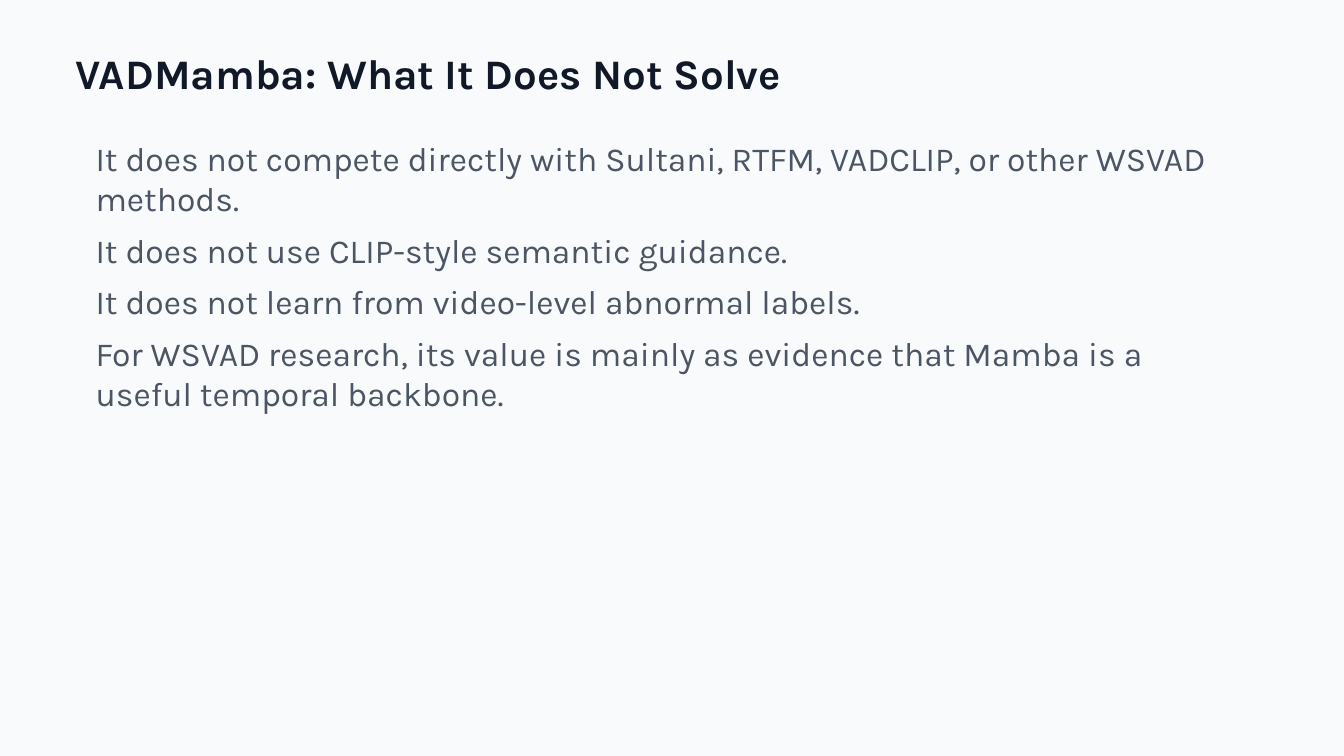
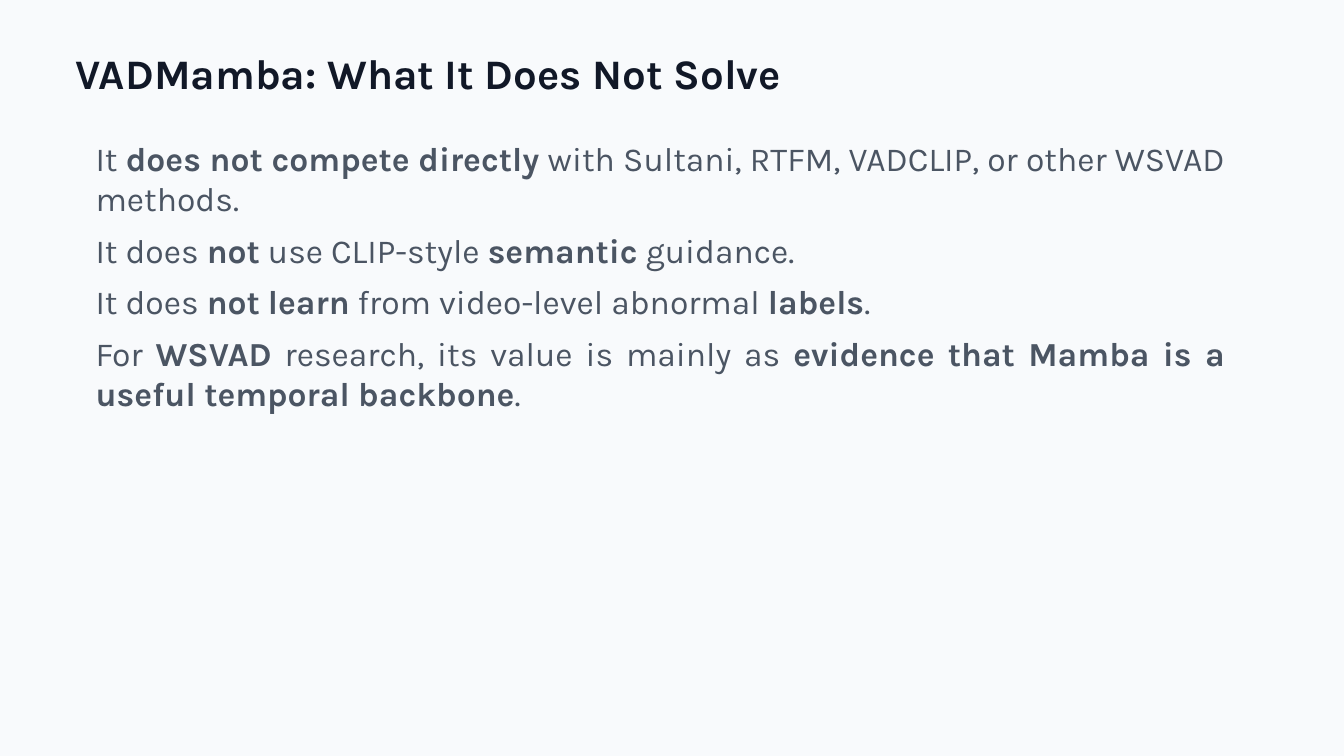
Before and after one commit to zeroxred/research, a slide deck: slide 9 of presentations/06_weekly_summary_mamba_vad_en.pptx (slide 7 before the commit). Drawn at 1344x756 pixels with LibreOffice and Linux fonts; fonts in the diff are those of the drawing. Boxes give left, top, right and bottom in pixels: in the first picture for what was removed or moved away, otherwise in the second. Text is boxed around its words. In the diff, an @@ line names an element or a change of style, - is before the commit and + after.

```diff
--- a/presentations/06_weekly_summary_mamba_vad_en.pptx
+++ b/presentations/06_weekly_summary_mamba_vad_en.pptx
@@ text "It does not compete directly ..." at <box>96,147,1225,414</box>: bold on in "does not compete directly", "not semantic", "not learn labels.", "WSVAD evidence that Mamba is a useful ..."; alignment left to justified @@
```
Also in this commit, not shown: 3 other slides changed, 6 slides added, 2 other files.
